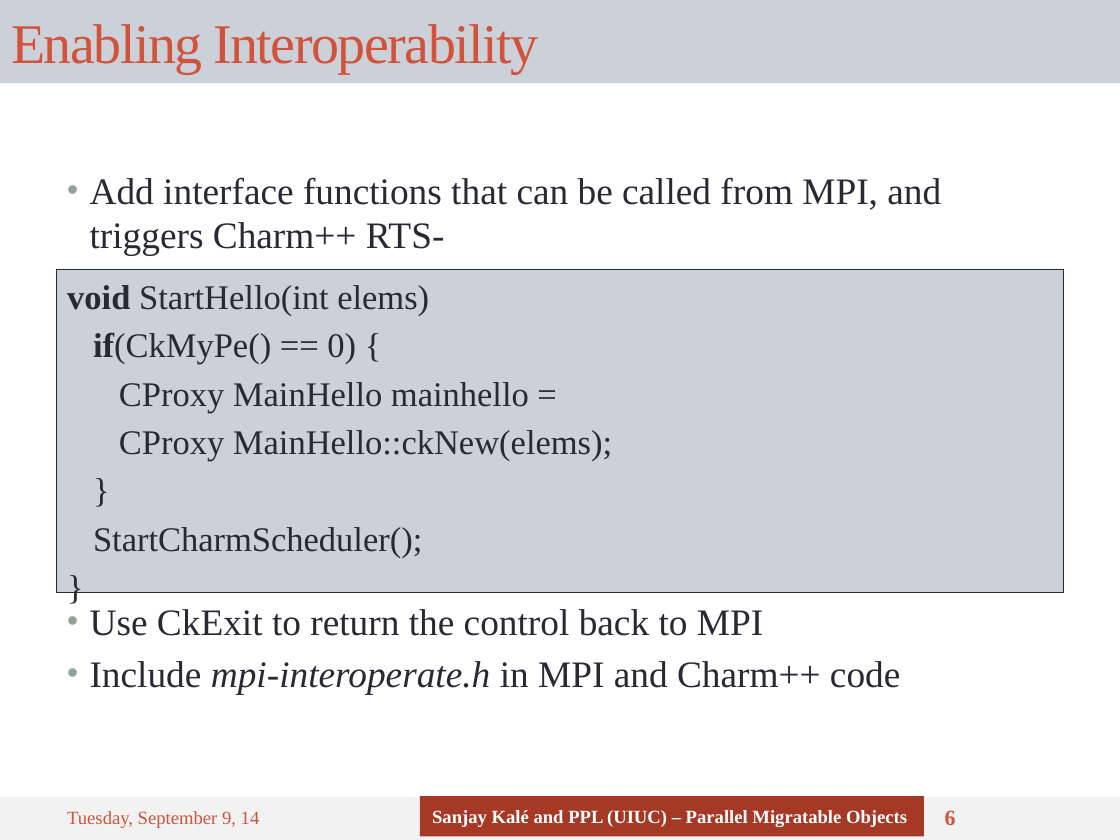
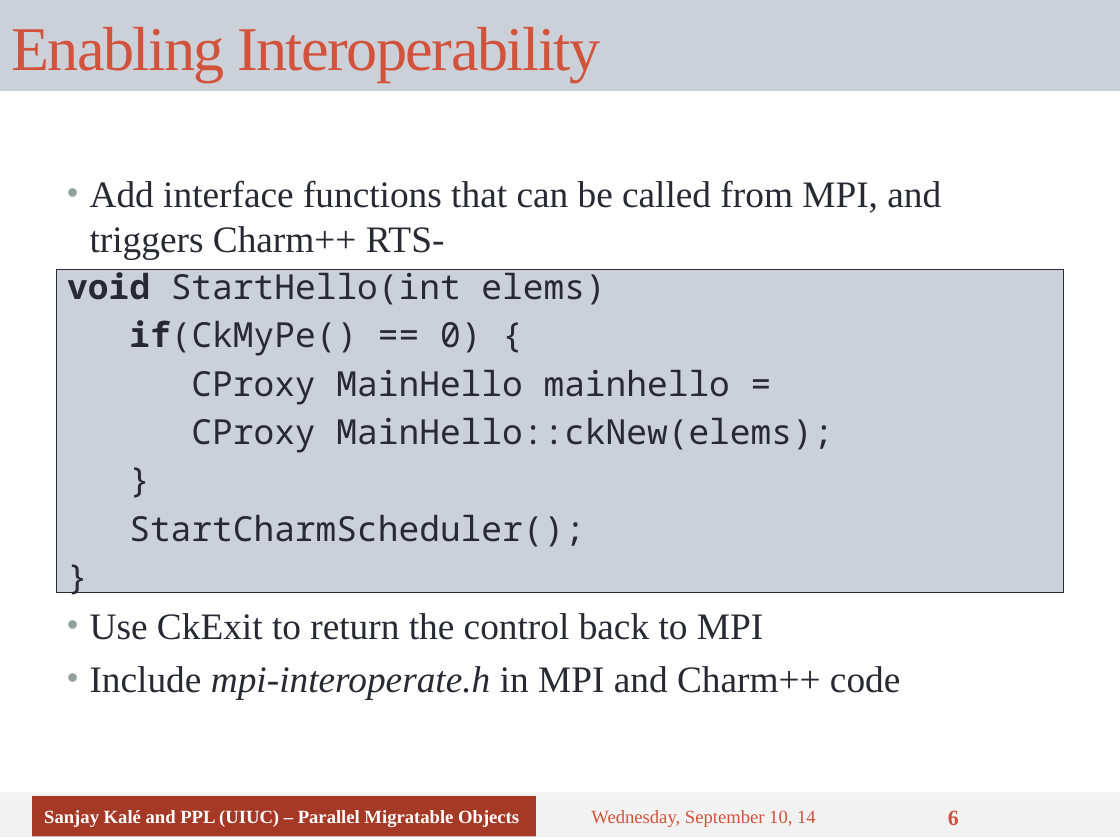
Before and after one commit to UIUC-PPL/charm_tutorial, a slide deck: slide 6 of tutorial-11-interoperability.pptx. Drawn at 1120x840 pixels with LibreOffice and Linux fonts; fonts in the diff are those of the drawing. Boxes give left, top, right and bottom in pixels: in the first picture for what was removed or moved away, otherwise in the second. Text is boxed around its words. In the diff, an @@ line names an element or a change of style, - is before the commit and + after.

```diff
--- a/tutorial-11-interoperability.pptx
+++ b/tutorial-11-interoperability.pptx
@@ title "Enabling Interoperability" resized from (x1=0, y1=0, x2=1120, y2=83) to (x1=0, y1=0, x2=1120, y2=91) @@
@@ title "Enabling Interoperability" at (x1=0, y1=0, x2=1120, y2=91): size 36 to 40 pt @@
@@ text "Add interface functions that can ..." at (x1=90, y1=180, x2=941, y2=259): vertical alignment top to middle @@
@@ text "void StartHello(int elems)" at (x1=56, y1=269, x2=1064, y2=591): font Times New Roman to Noto Sans Mono; vertical alignment top to middle @@
@@ text "Use CkExit to return the ..." at (x1=90, y1=613, x2=900, y2=699): vertical alignment top to middle @@
@@ rectangle moved from (x1=0, y1=797, x2=1120, y2=840) to (x1=0, y1=793, x2=1120, y2=838) @@
@@ rectangle "Sanjay Kalé and PPL (UIUC) ..." moved from (x1=420, y1=796, x2=924, y2=837) to (x1=32, y1=796, x2=536, y2=837) @@
@@ text at (x1=591, y1=810, x2=816, y2=827): text changed @@
-Tuesday, September 9, 14
+Wednesday, September 10, 14
```
Also in this commit, not shown: 5 other slides changed.
